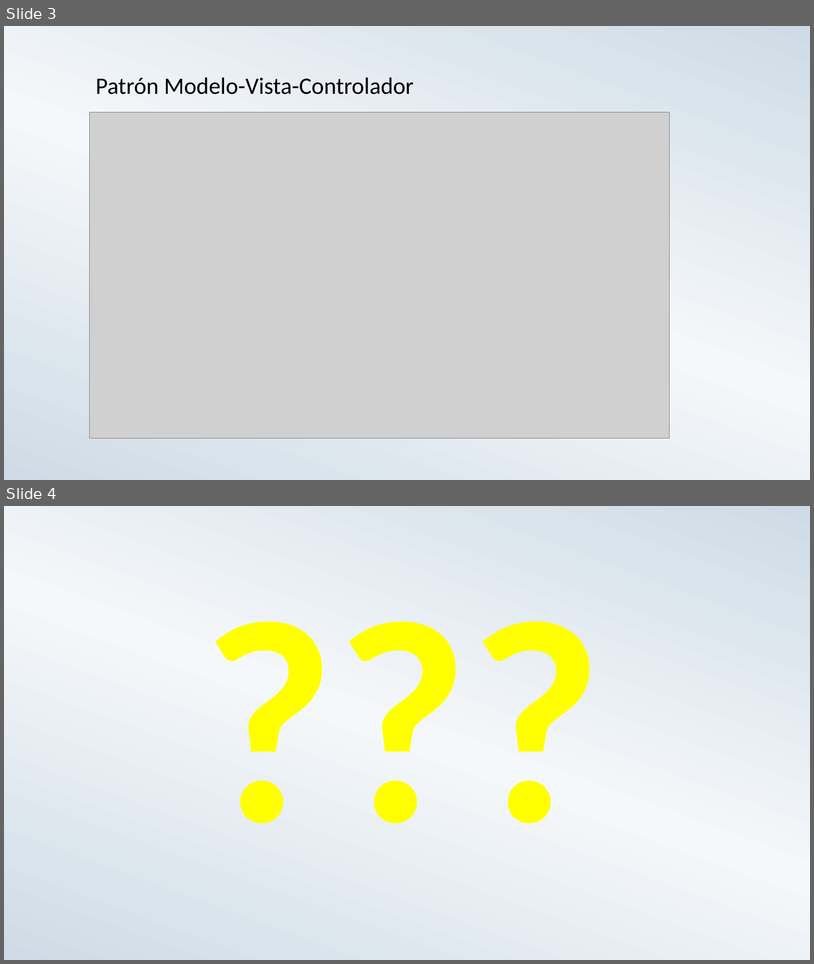
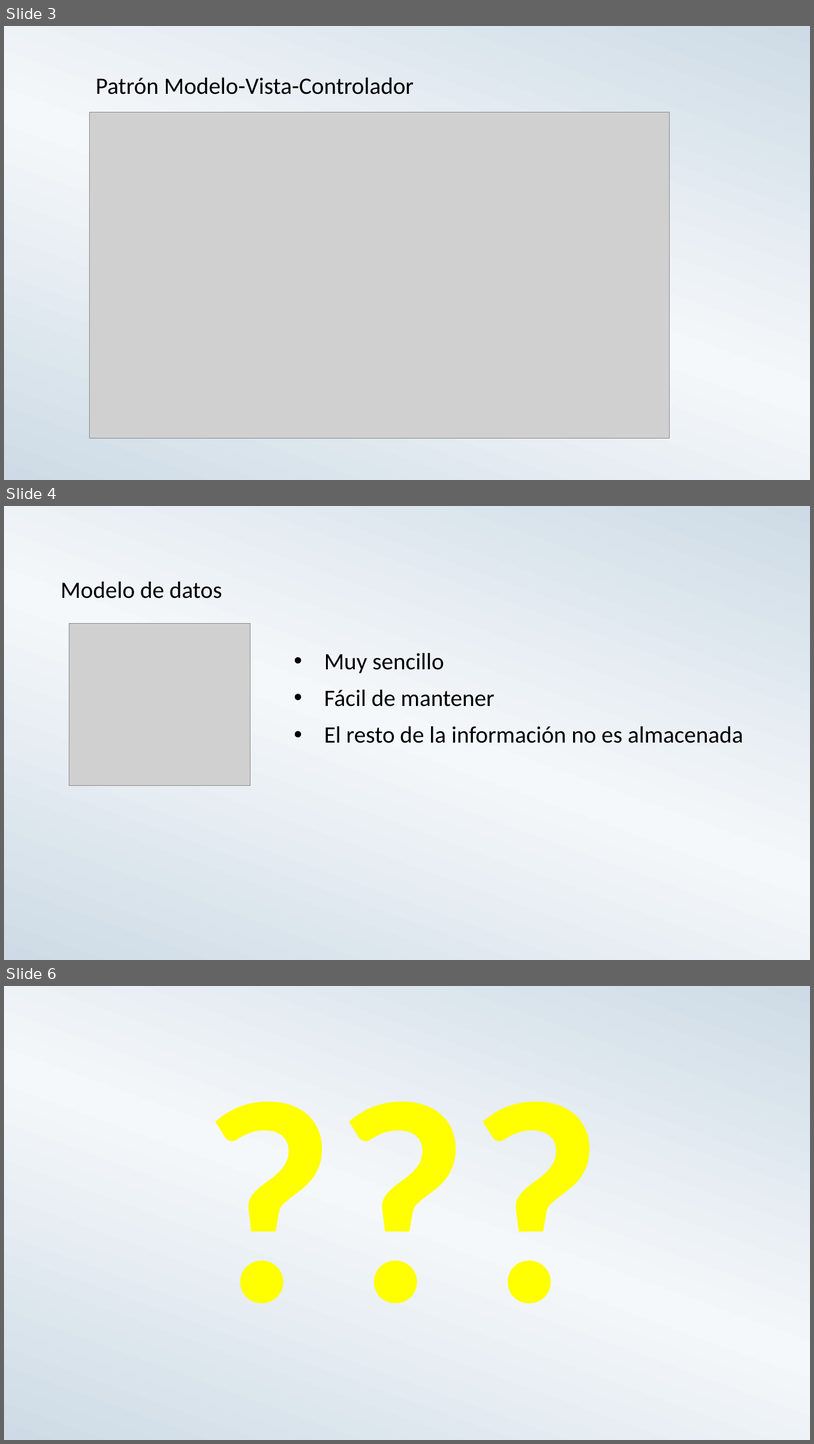
Before and after one commit to algspd/ps-14-e20-usearch, a slide deck: carpeta_proyecto/presentaciones/Presentacion_tecnica.ppt. Shown one above the other, each under a label of ours: slides 3 and 4 before the commit, slides 3, 4 and 6 after it; the slides between them are not shown. The pictures are 814x964 and 814x1444 pixels, drawn with LibreOffice and Linux fonts; fonts in the diff are those of the drawing; grey boxes stand for pictures. Boxes give left, top, right and bottom in pixels: in the first picture for what was removed or moved away, otherwise in the second. Text is boxed around its words. In the diff, an @@ line names an element or a change of style, - is before the commit and + after.

Commit message:
Modelo de datos

```diff
--- a/carpeta_proyecto/presentaciones/Presentacion_tecnica.ppt
+++ b/carpeta_proyecto/presentaciones/Presentacion_tecnica.ppt
@@ slide 4 added at <box>4,506,810,960</box>, background gradient #CEDBE6 to #F5F8FA @@
@@ text added at <box>60,581,222,598</box>, 28 pt, text #000000 @@
+Modelo de datos
@@ picture added at <box>69,624,249,786</box> @@
@@ text added at <box>324,652,743,743</box>, 28 pt, text #000000 @@
+• Muy sencillo
+• Fácil de mantener
+• El resto de la información no es almacenada
@@ what was slide 4 is now slide 6 @@
```
Also in this commit, not shown: 1 slide changed.
